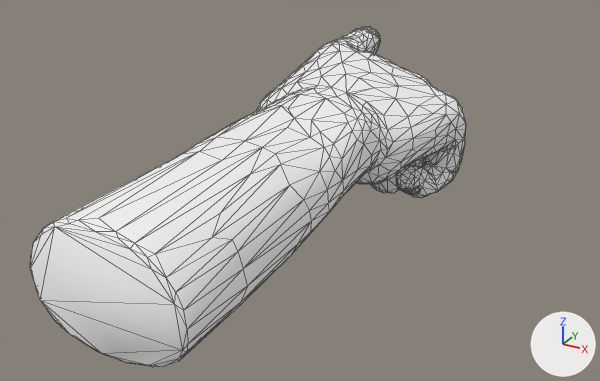
The glTF model src/color-hues/models/hand.glb: old version first, new version second.
One viewpoint serves both versions: a 50 mm lens placed at (2.8, -5.46, 2.31), pointed at (-0.4, 0.35, -0.59). Lighting does not change. The marker at lower right points along +X, +Y and +Z. The first picture is the older version. Mesh edges are drawn as thin lines. Vertices at exactly the same position are counted once.

Script lines for the objects in view, before the commit:
```python
me_object_1_003 = bpy.data.meshes.new('Object_1.003')
me_object_1_003.from_pydata(...)  # 1640 vertices, 3018 faces; spans x -0.88..0.81, y -2.51..2.69, z -0.55..0.77
me_object_1_003.materials.append(mat_defaultmat_003)  # white #ffffff
ob_object_3 = bpy.data.objects.new('Object_3', me_object_1_003)
ob_object_3.location = (-0.008, 0.0, -0.009)
ob_object_3.rotation_euler = (3.142, 0.0, 0.0)  # degrees (180, 0, 0)
```
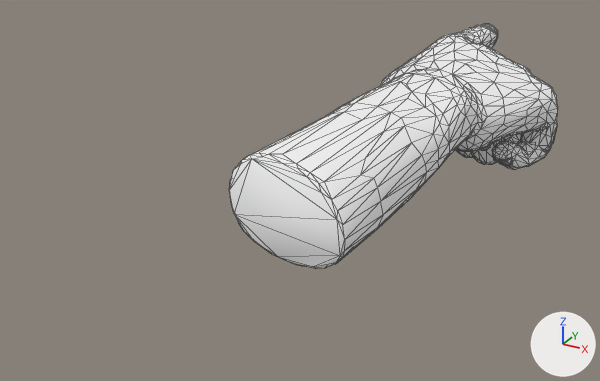
Commit message: rotated vr hand in blender

What differs and where, as boxes [x1, y1, x2, y2] in the pictures (600 x 381 px; the box of a moved part takes in the faces that stretch with it):
'Object_3', reshaped, moved, turned
    before: [30, 26, 466, 367]
    after: [229, 23, 558, 269]
part 1 of me_object_1_003, moved or reshaped
    before: [30, 85, 413, 367]
    after: [229, 67, 505, 269]

The change, as a list of edits to the scene's bpy script:
```text
Change me_object_1_003:
    used by ob_object_3; location = (-0.008, 0.0, -0.009); rotation_euler = (3.142, 0.0, 0.0), in degrees (180, 0, 0)
    remove me_object_1_003.from_pydata(...)  # 1640 vertices, 3018 faces; spans x -0.88..0.81, y -2.51..2.69, z -0.55..0.77
    add me_object_1_003.from_pydata(...)  # 1640 vertices, 3018 faces; spans x -0.88..0.96, y -2.51..2.63, z -0.55..0.77
    me_object_1_003 part 1: 224 of the vertices in x -0.55..0.64, y 0.03..2.69, z -0.51..0.3 are multiplied about the mesh origin by the matrix ((1.024, 0.12, 0.0), (-0.005, 0.976, 0.0), (0.0, 0.0, 1.0))
Change ob_object_3:
    ob_object_3.location: (-0.008, 0.0, -0.009) -> (0.234, 1.765, -0.26)
    ob_object_3.rotation_euler: (3.142, 0.0, 0.0) -> (3.142, 0.0, -0.195)  # degrees (180, 0, 0) -> degrees (180, 0, -11)
```
